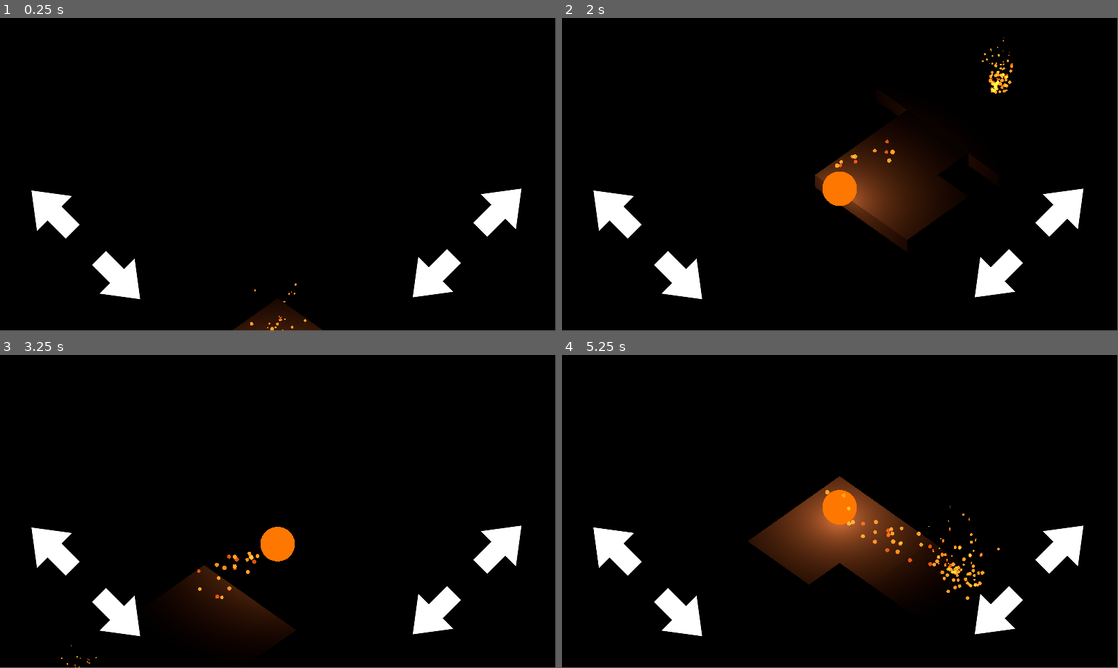
Above: before the commit, frames 1-4 (two rows, left to right).
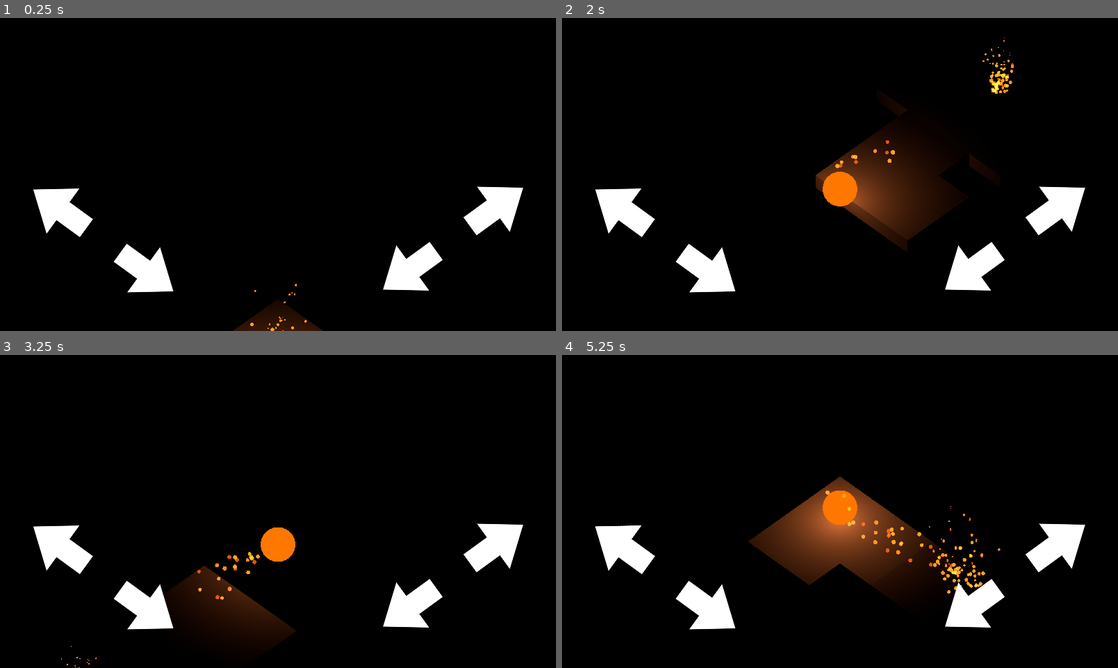
Above: after the commit, the same moments.

Repository: Pomoc48/iso-game
Game: Godot game, scene res://scenes/Level.tscn
Two runs of this game, one before a commit and one after it. Both use one fixed random seed, a clock stepped at 60 frames per second and the inputs below.
Inputs (mouse positions are in pixels of both pictures, inside the frame that each line leads up to; where the layout moved, square brackets give the same spot in the first picture):
- Up to frame 1 (0.25 s): no input
- Up to frame 2 (2 s): hold Right (ui_right) 0.53-1.28 s; hold Down (ui_down) from 1.28 s (still down)
- Up to frame 3 (3.25 s): release Down (ui_down) at 2.03 s; hold Right (ui_right) 2.03-2.78 s; hold Up (ui_up) from 2.78 s (still down)
- Up to frame 4 (5.25 s): release Up (ui_up) at 3.53 s; hold Left (ui_left) 3.53-4.25 s; click (623, 545) [612, 549] at 4.25 s; hold Left (ui_left) from 5.03 s (still down)
In our replay, the window is 799x449 before the commit and 800x450 after it. These sizes can differ from the game's own. Grey fills any space a smaller window leaves; there, only what the larger window draws over its background counts as a difference.

The runs differ from the first frame. In frame 1, 4.1% of the frame differs, in the area x 5-95%, y 53-100%; in frame 2, 4.2%; in frame 3, 4.1%; in frame 4, 4.4%, in the area x 5-95%, y 38-90%.

Commit message:
Better render options

Diff:
--- a/project.godot
+++ b/project.godot
@@ -12,13 +12,25 @@
 
 config/name="Iso"
 run/main_scene="res://scenes/Level.tscn"
+boot_splash/image="res://assets/icon.png"
+boot_splash/bg_color=Color( 0, 0, 0, 1 )
 config/icon="res://assets/icon.png"
 
 [display]
 
-window/size/width=1920
-window/size/height=1080
+window/size/width=1280
+window/size/height=720
+window/stretch/mode="2d"
+window/stretch/aspect="expand"
 
 [physics]
 
 common/enable_pause_aware_picking=true
+
+[rendering]
+
+quality/reflections/high_quality_ggx=false
+quality/shading/force_vertex_shading.mobile=false
+quality/shading/force_lambert_over_burley=true
+quality/shading/force_blinn_over_ggx=true
+quality/subsurface_scattering/quality=0
--- a/scenes/Level.tscn
+++ b/scenes/Level.tscn
@@ -81,11 +81,12 @@
 [node name="Left" type="NinePatchRect" parent="Interface/Main"]
 anchor_top = 1.0
 anchor_bottom = 1.0
-margin_left = 179.872
-margin_top = -589.228
-margin_right = 759.872
-margin_bottom = -339.228
-rect_rotation = 45.0
+margin_left = 117.0
+margin_top = -412.0
+margin_right = 697.0
+margin_bottom = -162.0
+rect_rotation = 36.0
+rect_scale = Vector2( 0.75, 0.75 )
 __meta__ = {
 "_edit_use_anchors_": false
 }
@@ -128,11 +129,12 @@
 anchor_top = 1.0
 anchor_right = 1.0
 anchor_bottom = 1.0
-margin_left = -592.047
-margin_top = -179.365
-margin_right = -12.047
-margin_bottom = 70.6348
-rect_rotation = -45.0
+margin_left = -464.0
+margin_top = -155.0
+margin_right = 116.0
+margin_bottom = 95.0
+rect_rotation = -36.0
+rect_scale = Vector2( 0.75, 0.75 )
 
 [node name="Down" type="TextureButton" parent="Interface/Main/Right"]
 anchor_top = 0.5
